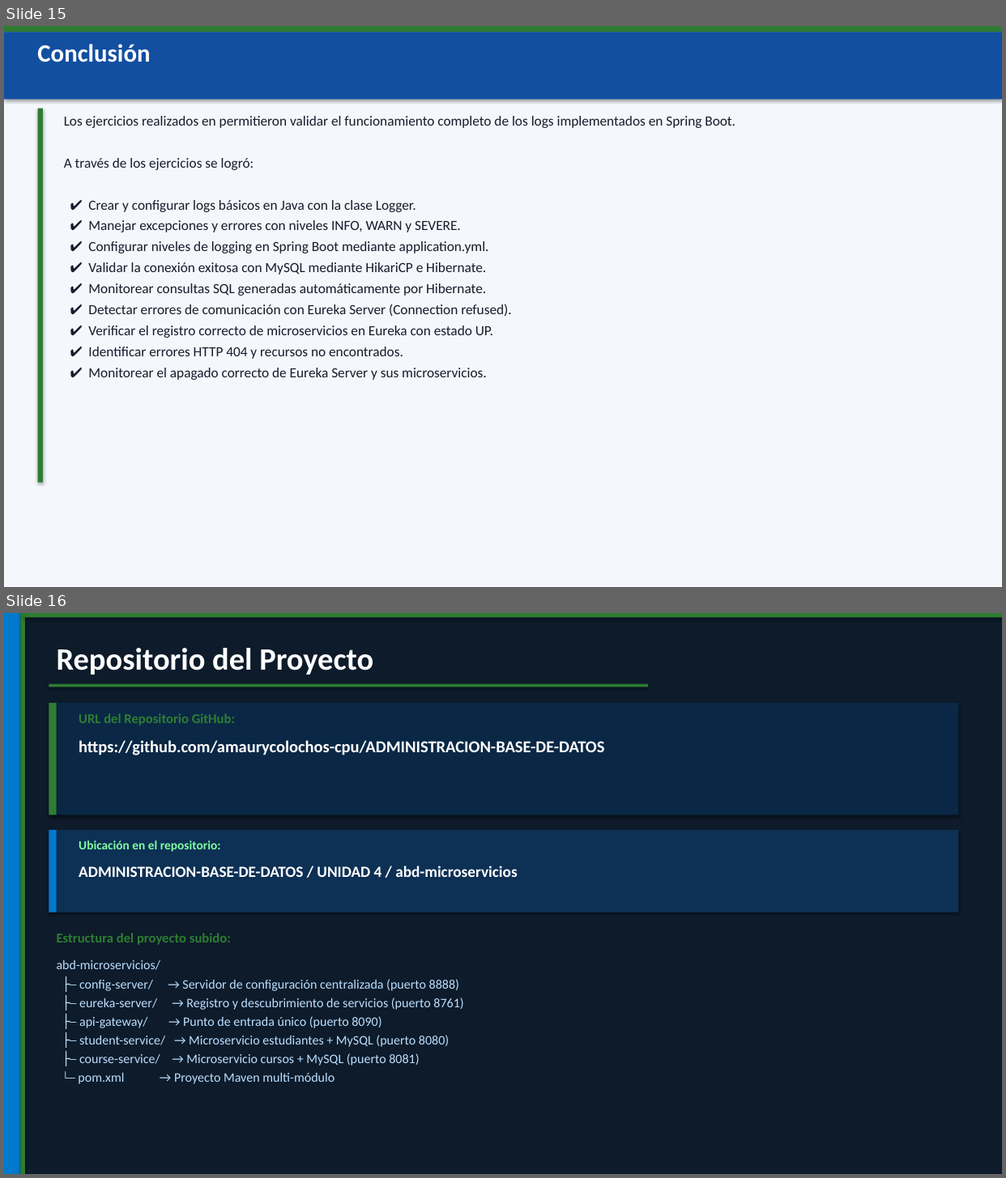
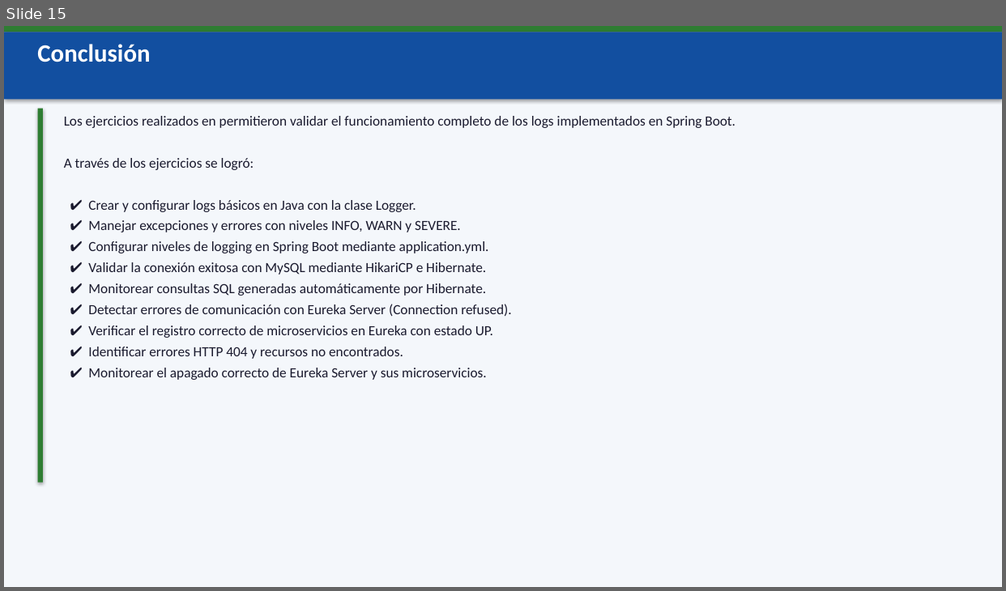
Before and after one commit to amaurycolochos-cpu/ADMINISTRACION-BASE-DE-DATOS, a slide deck: ABD-Tema-4/Actividad 4.3 Banco de ejercicios_AmauryGordillo_ABD_6ISCM.pptx. Shown one above the other, each under a label of ours: slides 15 and 16 before the commit, slide 15 after it. The pictures are 1006x1178 and 1006x591 pixels, drawn with LibreOffice and Linux fonts; fonts in the diff are those of the drawing. Boxes give left, top, right and bottom in pixels: in the first picture for what was removed or moved away, otherwise in the second. Text is boxed around its words. In the diff, an @@ line names an element or a change of style, - is before the commit and + after.

```diff
--- a/ABD-Tema-4/Actividad 4.3 Banco de ejercicios_AmauryGordillo_ABD_6ISCM.pptx
+++ b/ABD-Tema-4/Actividad 4.3 Banco de ejercicios_AmauryGordillo_ABD_6ISCM.pptx
@@ slide 16 removed at box(4, 613, 1002, 1174), background #FFFFFF @@
@@ rectangle removed at box(4, 613, 1002, 1174) @@
@@ rectangle removed at box(4, 613, 20, 1174) @@
@@ rectangle removed at box(20, 613, 25, 1174) @@
@@ rectangle removed at box(25, 613, 1002, 618) @@
@@ text removed at box(57, 648, 373, 675) @@
-Repositorio del Proyecto
@@ rectangle removed at box(49, 684, 648, 687) @@
@@ rectangle removed at box(49, 703, 958, 815) @@
@@ rectangle removed at box(49, 703, 57, 815) @@
@@ text removed at box(79, 713, 235, 726) @@
-URL del Repositorio GitHub:
@@ text removed at box(79, 740, 604, 877) @@
-https://github.com/amaurycolochos-cpu/ADMINISTRACION-BASE-DE-DATOS
@@ rectangle removed at box(49, 830, 958, 913) @@
@@ rectangle removed at box(49, 830, 57, 913) @@
@@ text removed at box(79, 841, 221, 852) @@
-Ubicación en el repositorio:
@@ text removed at box(79, 866, 517, 877) @@
-ADMINISTRACION-BASE-DE-DATOS / UNIDAD 4 / abd-microservicios
@@ text removed at box(57, 933, 231, 945) @@
-Estructura del proyecto subido:
@@ text removed at box(57, 960, 463, 1084) @@
-abd-microservicios/
-├─ config-server/ → Servidor de configuración centralizada (puerto 8888)
-├─ eureka-server/ → Registro y descubrimiento de servicios (puerto 8761)
-├─ api-gateway/ → Punto de entrada único (puerto 8090)
-├─ student-service/ → Microservicio estudiantes + MySQL (puerto 8080)
-├─ course-service/ → Microservicio cursos + MySQL (puerto 8081)
-└─ pom.xml → Proyecto Maven multi-módulo
```
Also in this commit, not shown: 1 slide changed, 2 other files.
